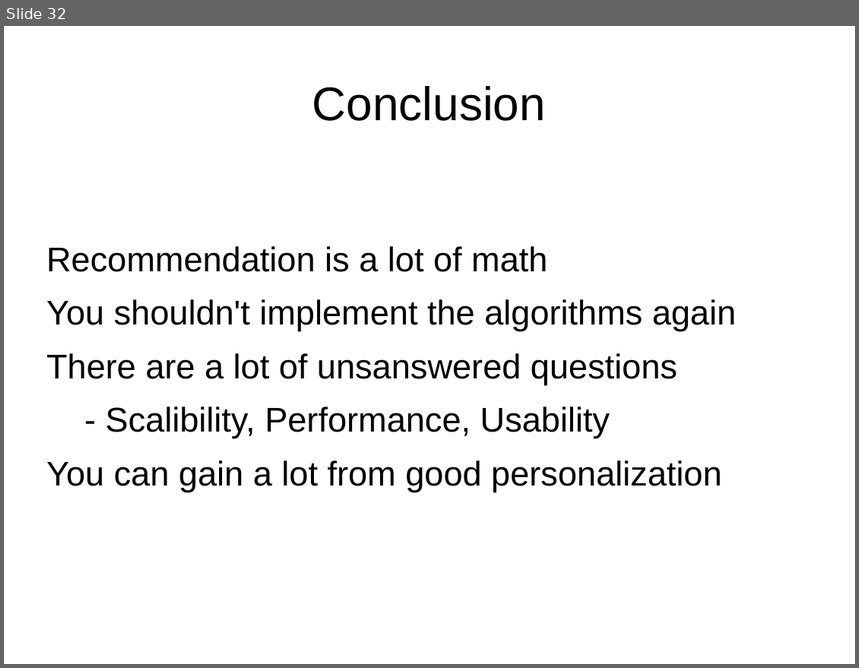
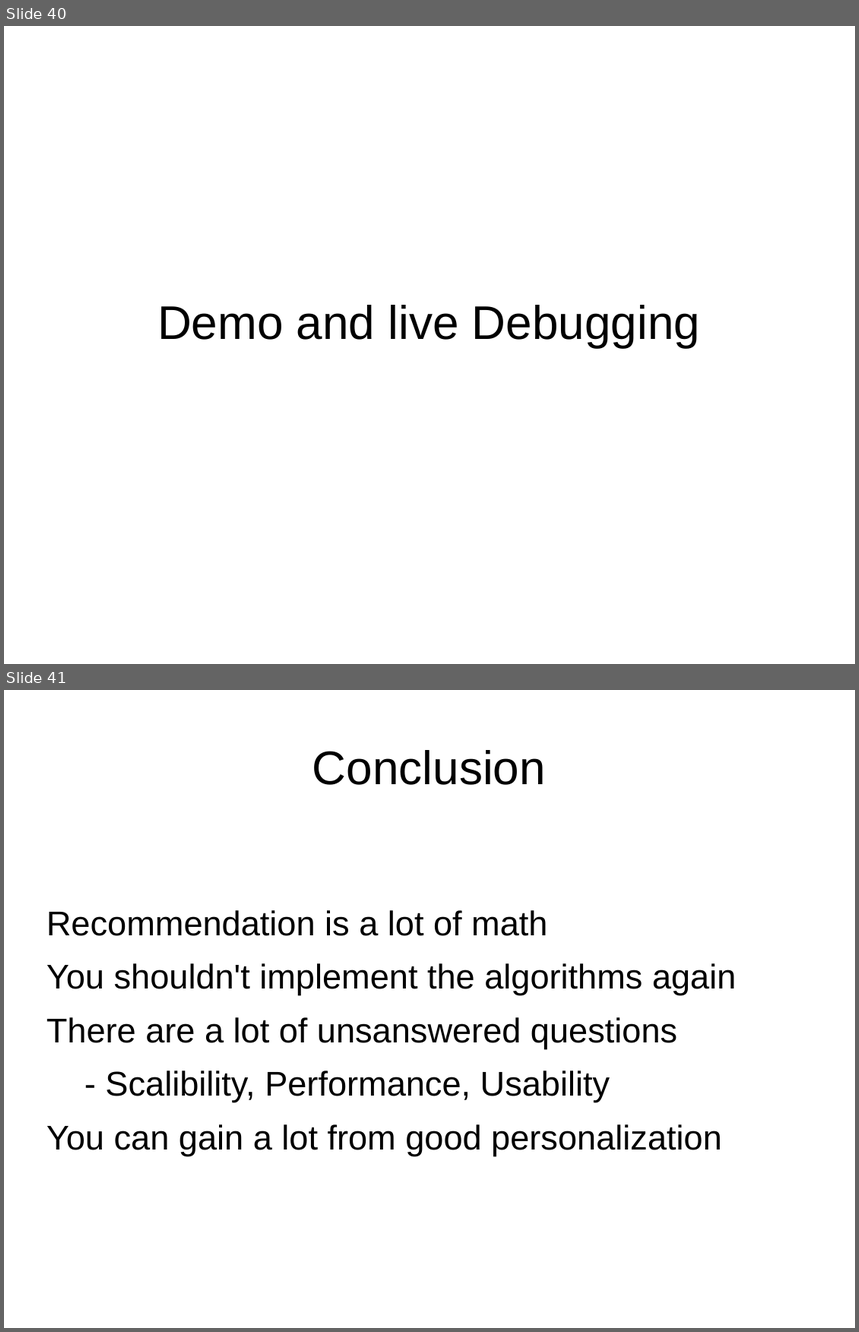
Before and after one commit to dynamicguy/facebook-recommender-demo, a slide deck: docs/Talk-BedCon-Berlin-2012.odp. Shown one above the other, each under a label of ours: slide 32 before the commit, slides 40 and 41 after it. The pictures are 859x668 and 859x1332 pixels, drawn with LibreOffice and Linux fonts; fonts in the diff are those of the drawing; background and template pictures are left out. Boxes give left, top, right and bottom in pixels: in the first picture for what was removed or moved away, otherwise in the second. Text is boxed around its words. In the diff, an @@ line names an element or a change of style, - is before the commit and + after.

```diff
--- a/docs/Talk-BedCon-Berlin-2012.odp
+++ b/docs/Talk-BedCon-Berlin-2012.odp
@@ slide 40 added at [4,26,855,664], background picture (left out) @@
@@ title added at [158,305,700,347], 44 pt, text #000000 @@
+Demo and live Debugging
@@ what was slide 32 is now slide 41 @@
```
Also in this commit, not shown: 9 slides changed, 10 other slides added, 2 slides removed, 7 other files.
